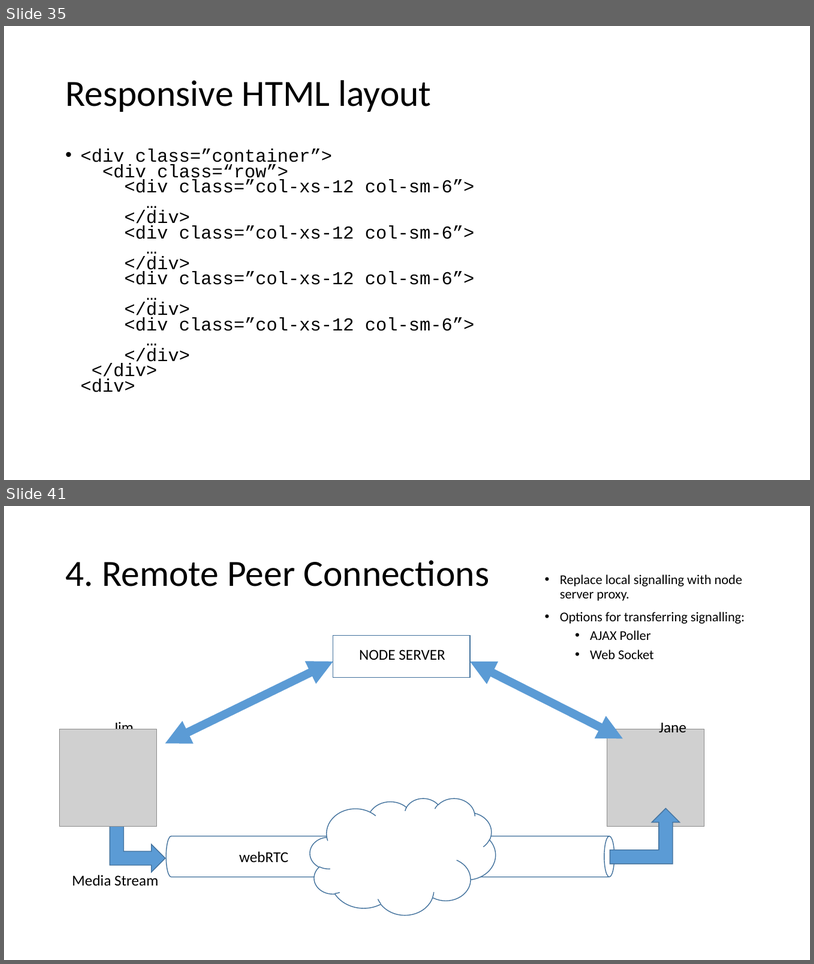
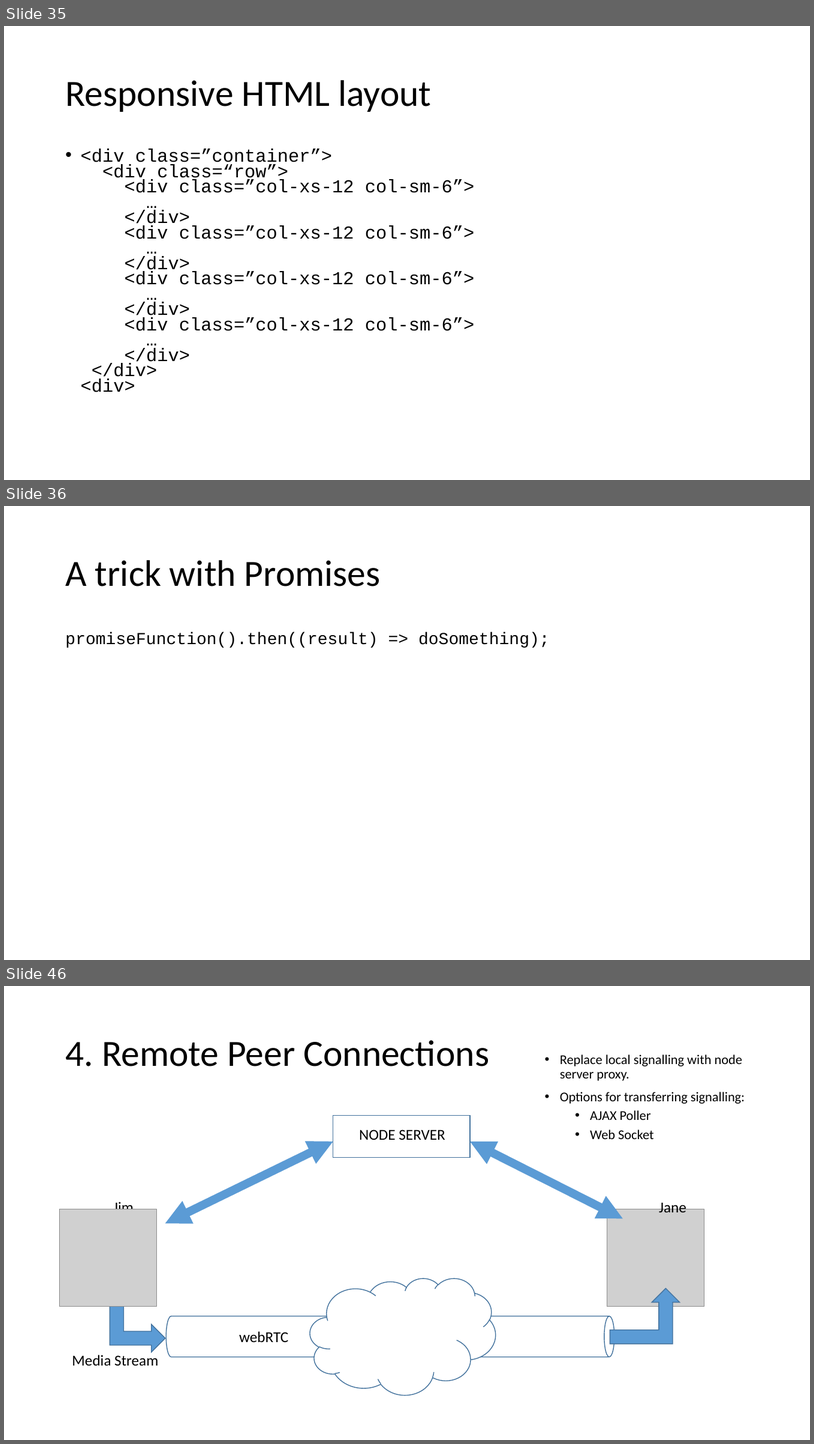
Before and after one commit to ipcortex/fac-workshop-materials, a slide deck: presentations/FAC9 Workshop.pptx. Shown one above the other, each under a label of ours: slides 35 and 41 before the commit, slides 35, 36 and 46 after it; the slides between them are not shown. The pictures are 814x964 and 814x1444 pixels, drawn with LibreOffice and Linux fonts; fonts in the diff are those of the drawing; grey boxes stand for pictures. Boxes give left, top, right and bottom in pixels: in the first picture for what was removed or moved away, otherwise in the second. Text is boxed around its words. In the diff, an @@ line names an element or a change of style, - is before the commit and + after.

Commit message:
Explanation for Promise store and RTCPeerConnection setup

```diff
--- a/presentations/FAC9 Workshop.pptx
+++ b/presentations/FAC9 Workshop.pptx
@@ slide 36 added at box(4, 506, 810, 960), background #FFFFFF @@
@@ title added at box(65, 560, 381, 586), 44 pt, text #000000 @@
+A trick with Promises
@@ text added at box(65, 632, 550, 648), 20 pt, text #000000 @@
+promiseFunction().then((result) => doSomething);
@@ what was slide 41 is now slide 46 @@
```
Also in this commit, not shown: 4 slides changed, 4 other slides added.
